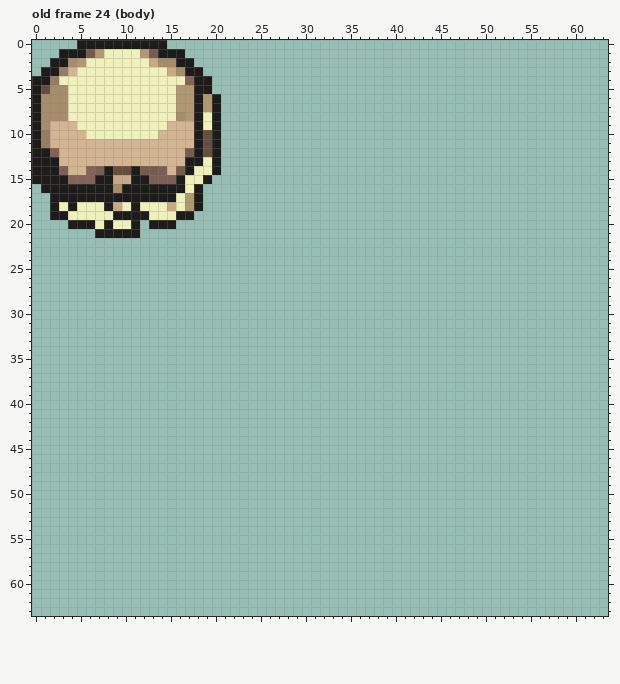
Pixel-art file -- assets/Enemy/skeleton/skeleton.aseprite. This is how it looked before the edit.
64x64 pixels, 27 frames. Colours within 5 levels of each other are drawn and written as one. Shown: old frame 24 (body). The commit also changed other frames, which this record leaves out.
After:
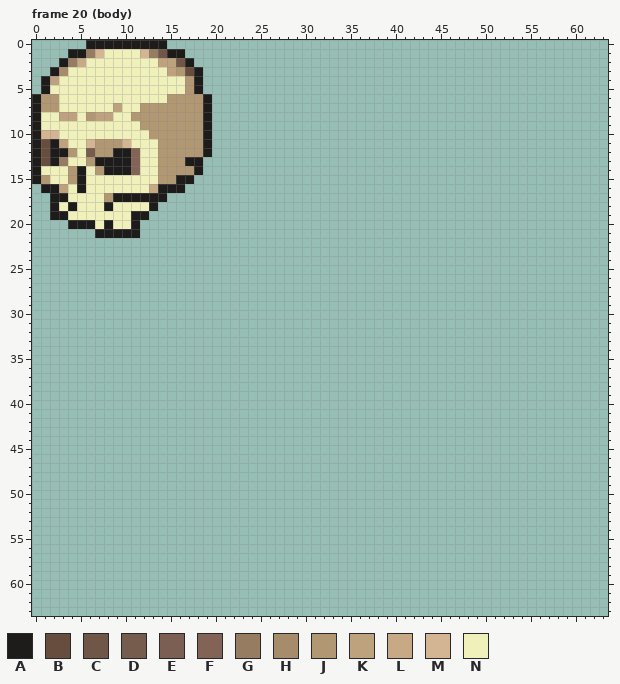
Palette (. is transparent): A #1e1b1b  B #664d3e  C #6f5646  D #765c4c  E #7a5f52  F #826355  G #967c60  H #a68c6b  J #b29773  K #bea27e  L #c7a985  M #d3b593  N #f0f0bb
A new or re-ordered frame is compared with the old frame closest to it.
The edit:
layer "north-west" now hidden
layer "west" now hidden
layer "south" now hidden
layer "south-east" now hidden
layer "east" now hidden
layer "north-east" now hidden
layer "north" now hidden
frames re-ordered
Changed rows in their new state; - is an unchanged pixel.
Frame 20 (body) against old frame 24 (body):
first column x 0:
 0 -----.---------------
 1 ---.--GM----MGC------
 2 --.-GL-------NKKC----
 3 -.-HN----------KJB---
 4 .-K--------------J-.-
 5 .ANN------------N--.-
 6 -JJN-----------J--JA.
 7 -JJN-----K--JJJJ--JA.
 8 -NNKK-JKK--JJJJJJ-JA.
 9 -NNNN-------JJJJJJJA.
10 -M-NNN-------JJJJJJA.
11 -BAKNN-JJJ-NNNJJJJJA.
12 -BAAJNDJJAAFNNJJJJJA.
13 -B-GNNJAAAAFNNJJJ--..
14 -NNNJANJ-AAFNNJJJJA..
15 -JNNJANNNNNNNNJJ-A..-
16 ---KN-NNNNNNNL---..--
17 ----NNNNJ------....--
18 ---------N-N-A.....--
19 ---------NN--.....---
20 -------------...-----
